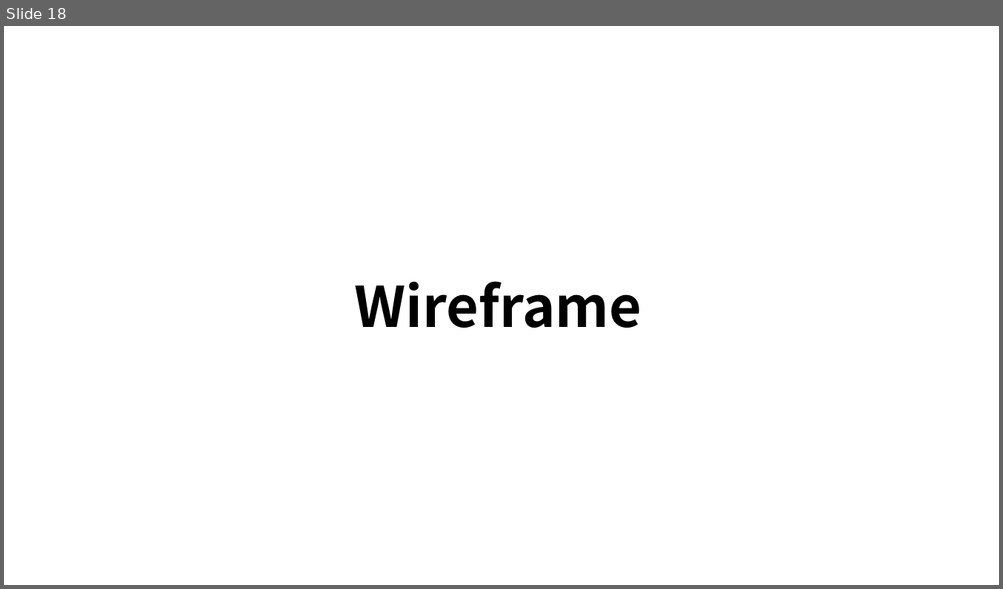
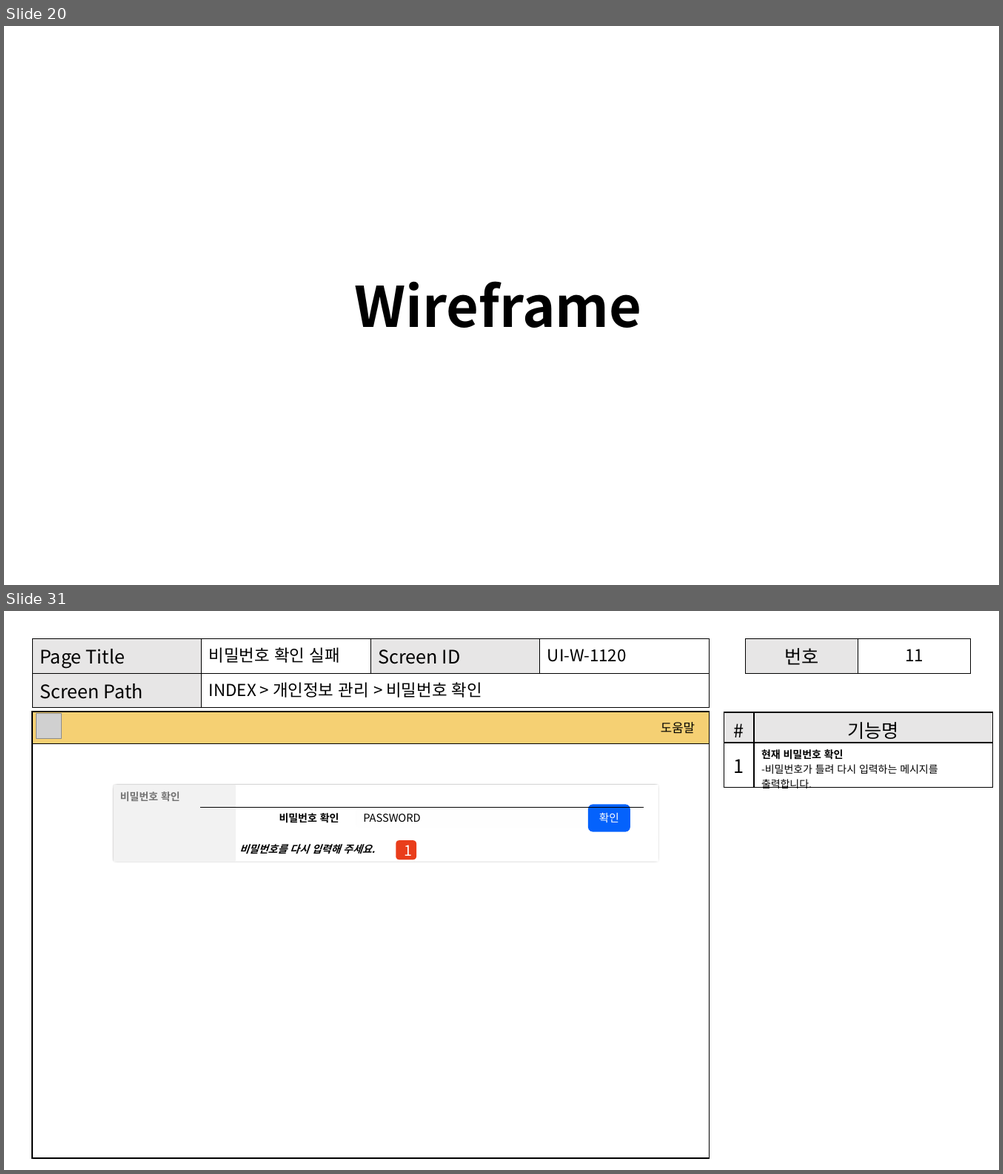
Before and after one commit to Shimcoding/AnywhereBnb, a slide deck: 제주관광비앤비_프로젝트.pptx. Shown one above the other, each under a label of ours: slide 18 before the commit, slides 20 and 31 after it; the slides between them are not shown. The pictures are 1003x589 and 1003x1174 pixels, drawn with LibreOffice and Linux fonts; fonts in the diff are those of the drawing; grey boxes stand for pictures. Boxes give left, top, right and bottom in pixels: in the first picture for what was removed or moved away, otherwise in the second. Text is boxed around its words. In the diff, an @@ line names an element or a change of style, - is before the commit and + after.

Commit message:
이제 결제부터 예약 관리 만들고 ppt도 더 완성해야 함

```diff
--- a/제주관광비앤비_프로젝트.pptx
+++ b/제주관광비앤비_프로젝트.pptx
@@ slide 31 added at box(4, 611, 999, 1170), background #FFFFFF @@
@@ table added at box(32, 638, 710, 702), 2 rows, 4 columns @@
+Page Title | 비밀번호 확인 실패 | Screen ID | UI-W-1120
+Screen Path | INDEX > 개인정보 관리 > 비밀번호 확인 |  | 
@@ table added at box(745, 638, 971, 669), 1 rows, 2 columns @@
+번호 | 11
@@ rectangle added at box(32, 712, 709, 1159), fill #FFFFFF, outline #000000 1 pt @@
@@ rectangle added at box(32, 712, 709, 743), fill #F5D073, outline #000000 1 pt, 12 pt, text #000000 @@
+도움말
@@ picture added at box(36, 714, 61, 738) @@
@@ table added at box(724, 712, 993, 792), 2 rows, 2 columns @@
+# | 기능명
+1 | 현재 비밀번호 확인 / -비밀번호가 틀려 다시 입력하는 메시지를 출력합니다.
@@ rounded rectangle added at box(113, 785, 658, 862), fill #FFFFFF, outline #000000 1 pt @@
@@ rounded rectangle added at box(113, 785, 236, 862), fill #E7E6E6 at 50% opacity @@
@@ text added at box(120, 792, 180, 801), 10 pt, text #000000, bold @@
+비밀번호 확인
@@ line added from (200, 807) to (644, 807), #000000 0.25 pt @@
@@ rectangle added at box(356, 809, 583, 828), fill #FFFFFF, outline #000000 1 pt, 10.5 pt, text #000000 @@
+PASSWORD
@@ rounded rectangle added at box(588, 804, 630, 832), fill #0462FC, 10.5 pt, text #FFFFFF @@
+확인
@@ text added at box(279, 813, 339, 823), 10 pt, text #000000, bold @@
+비밀번호 확인
@@ text added at box(239, 844, 375, 854), 10 pt, text #000000, bold, italic @@
+비밀번호를 다시 입력해 주세요.
@@ rounded rectangle added at box(395, 841, 417, 860), fill #E93D1B, 14 pt, text #FFFFFF @@
+1
@@ what was slide 18 is now slide 20 @@
```
Also in this commit, not shown: 15 slides changed, 7 other slides added, 3 other files.
